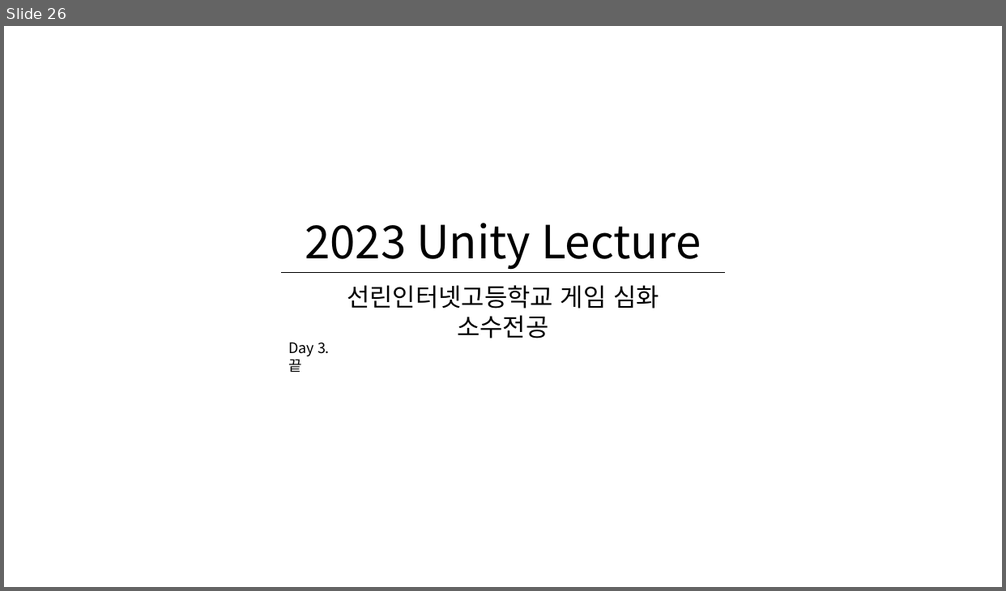
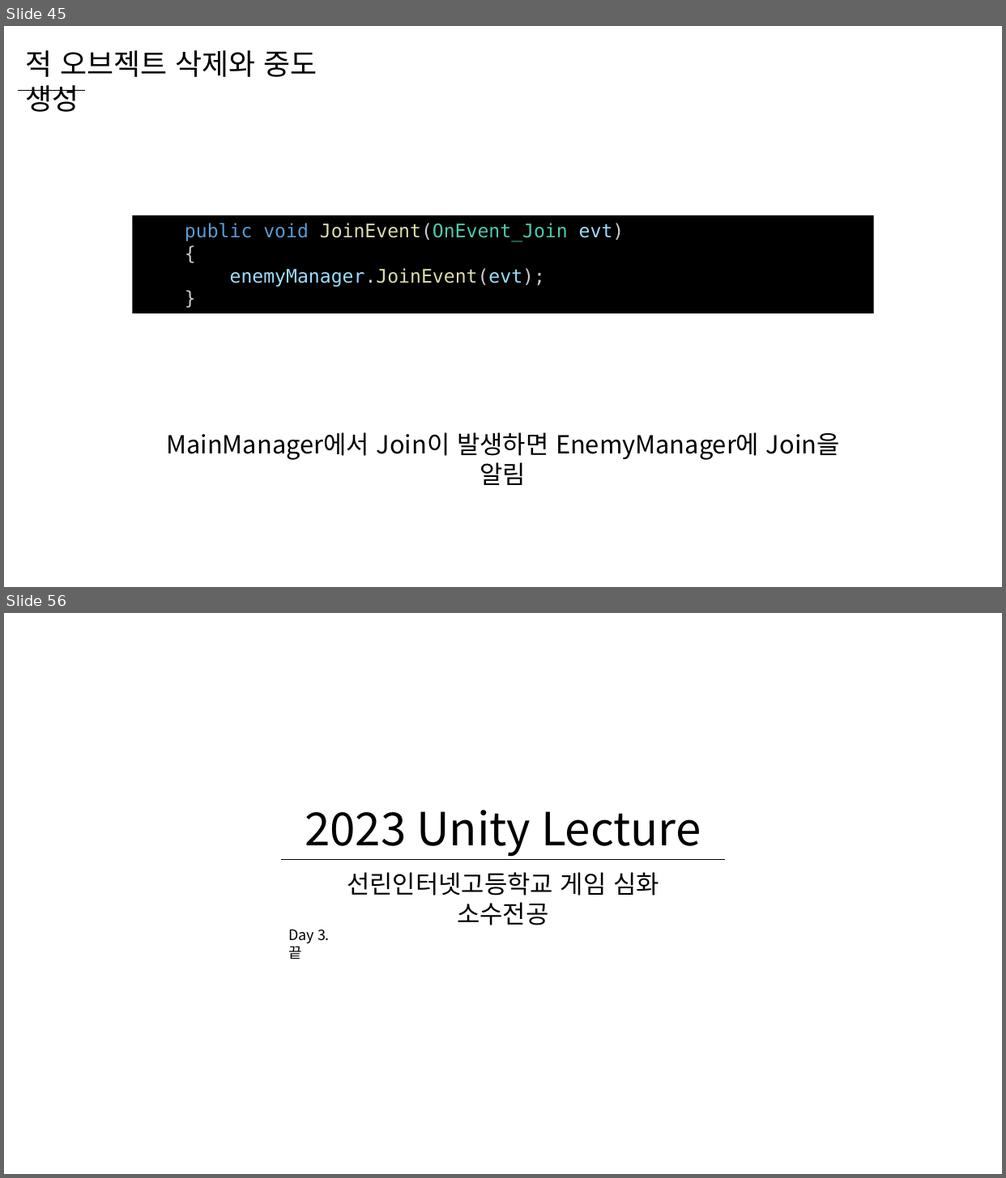
Before and after one commit to WooLyung/2023-Unity-Lecture, a slide deck: Day 3.pptx. Shown one above the other, each under a label of ours: slide 26 before the commit, slides 45 and 56 after it; the slides between them are not shown. The pictures are 1006x591 and 1006x1178 pixels, drawn with LibreOffice and Linux fonts; fonts in the diff are those of the drawing. Boxes give left, top, right and bottom in pixels: in the first picture for what was removed or moved away, otherwise in the second. Text is boxed around its words. In the diff, an @@ line names an element or a change of style, - is before the commit and + after.

Commit message:
3주차 프로젝트 및 ppt 완성

```diff
--- a/Day 3.pptx
+++ b/Day 3.pptx
@@ slide 45 added at (x1=4, y1=26, x2=1002, y2=587), background #FFFFFF @@
@@ text added at (x1=25, y1=50, x2=317, y2=112), 28 pt, text #000000 @@
+적 오브젝트 삭제와 중도 생성
@@ line added from (19, 90) to (85, 90), #000000 0.5 pt @@
@@ rectangle added at (x1=132, y1=216, x2=874, y2=314), fill #000000, 18 pt, text #DCDCAA @@
+public void JoinEvent(OnEvent_Join evt)
+{
+enemyManager.JoinEvent(evt);
+}
@@ text added at (x1=166, y1=433, x2=840, y2=485), 24 pt, text #000000 @@
+MainManager에서 Join이 발생하면 EnemyManager에 Join을 알림
@@ what was slide 26 is now slide 56 @@
```
Also in this commit, not shown: 3 slides changed, 29 other slides added, 10 other files.
